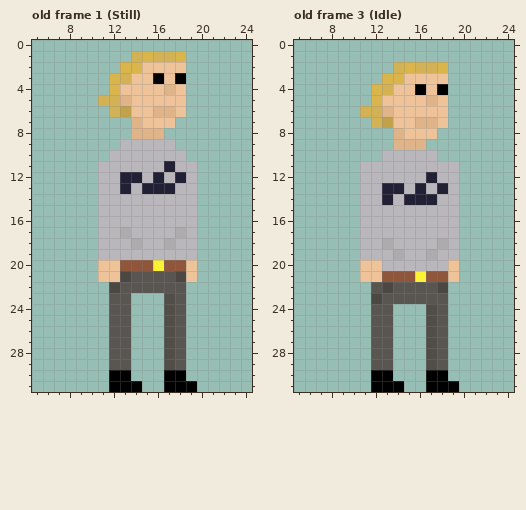
Pixel-art file -- Oscar.aseprite. Above, as it was before the edit.
32x32 pixels, 4 frames. Shown: old frame 1 (Still): x 5..24, y 0..31; old frame 3 (Idle): x 5..24, y 0..31. The commit also changed other frames, which this record leaves out.
Once edited:
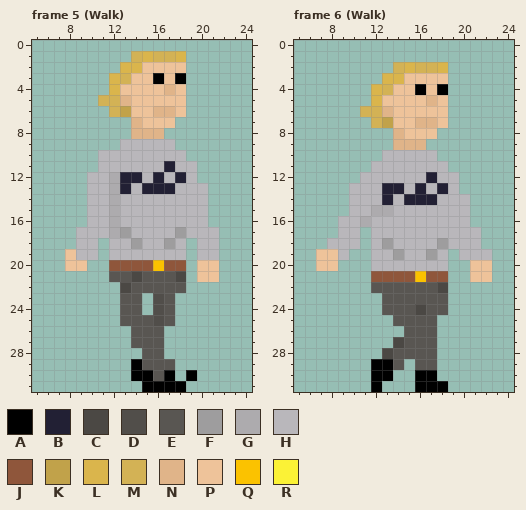
Palette (. is transparent): A #000000  B #222034  C #4b4844  D #514e4a  E #595652  F #9e9d9e  G #adabae  H #b9b7bb  J #8f563b  K #c1a24a  L #dab54c  M #d3b255  N #e0b489  P #eec39a  Q #fbc200  R #fbf236
A new or re-ordered frame is compared with the old frame closest to it.
Author's note on the commit: Added pallettes.\nMade Oscar run.\nAdded librarian.
Difference:
frames 4 -> 9
Frame 5 (Walk) is new; against old frame 1 (Still):
y 10: x 11 . -> H
y 12: x 10 . -> H; x 12 H -> G
y 13..16: x 10 . -> H; x 12 H -> G; x 20 . -> H
y 17: x 9..10 .. -> HH; x 12..13 HG -> GF; x 18 G -> F; x 20..21 .. -> HH
y 18: x 9..11 ..H -> HH.; x 14 G -> F; x 17 G -> F; x 19..21 H.. -> .HH
y 19: x 8..11 ...H -> PHH.; x 19..21 H.. -> .HH
y 20: x 8..9 .. -> PP; x 11..12 PP -> .J; x 16 R -> Q; x 19..21 P.. -> .PP
y 21: x 11..14 PPCE -> .EEC; x 19..21 P.. -> .PP
y 22: x 12..13 CE -> .C
y 23..24: x 12 E -> .; x 14 . -> E; x 16..18 .DE -> DE.
y 25: x 12 E -> .; x 14..18 ...DE -> EEDE.
y 26..27: x 12..18 EE...DE -> ..EEE..
y 28: x 12..13 EE -> ..; x 15..18 ..DE -> EE..
y 29: x 12..18 EE...DE -> ..AEEE.
y 30: x 12..16 AA... -> ..AAE; x 18..19 A. -> .A
y 31: x 12..16 AAA.. -> ...AA; x 19 A -> .
Frame 6 (Walk) is new; against old frame 3 (Idle):
y 11: x 11 H -> .; x 19 H -> .
y 13: x 10 . -> H
y 14: x 10 . -> H; x 20 . -> H
y 15: x 10 . -> H; x 12..13 HH -> GG; x 20 . -> H
y 16: x 9..11 ..H -> HHG; x 20 . -> H
y 17: x 9..11 ..H -> HH.; x 20..21 .. -> HH
y 18: x 8..11 ...H -> HHH.; x 13 G -> F; x 18 G -> F; x 20..21 .. -> HH
y 19: x 7..9 ... -> PPH; x 11 H -> .; x 14 G -> F; x 17 G -> F; x 19..22 H... -> .HHH
y 20: x 7..8 .. -> PP; x 11..12 PP -> .H; x 19 P -> .; x 21..22 .. -> PP
y 21: x 11..12 PP -> .J; x 16 R -> Q; x 19 P -> .; x 21..22 .. -> PP
y 22: x 13 C -> E
y 23: x 12 C -> .
y 24: x 12 E -> .; x 14..17 ...D -> EECE
y 25: x 12..18 EE...DE -> ..EEEE.
y 26: x 12..13 EE -> ..; x 15..18 ..DE -> EEE.
y 27: x 12..18 EE...DE -> ..CEEE.
y 28: x 12..18 EE...DE -> .CEEEE.
y 29: x 12..14 EE. -> AAE; x 16..18 .DE -> EE.
y 30: x 16 . -> A; x 18 A -> .
y 31: x 13..14 AA -> ..; x 16 . -> A; x 19 A -> .
Boxes around the changes in both pictures, in picture pixels (x1, y1, x2, y2):
changed: (65, 150, 219, 392)
changed: (316, 161, 492, 392)
